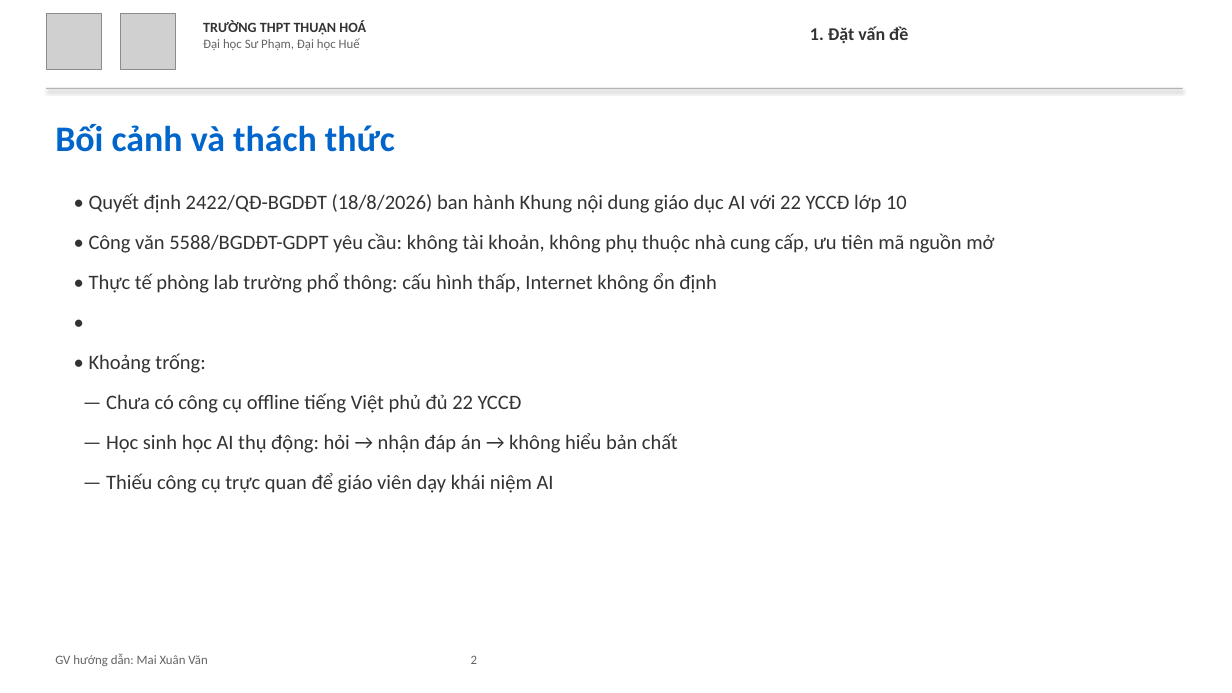
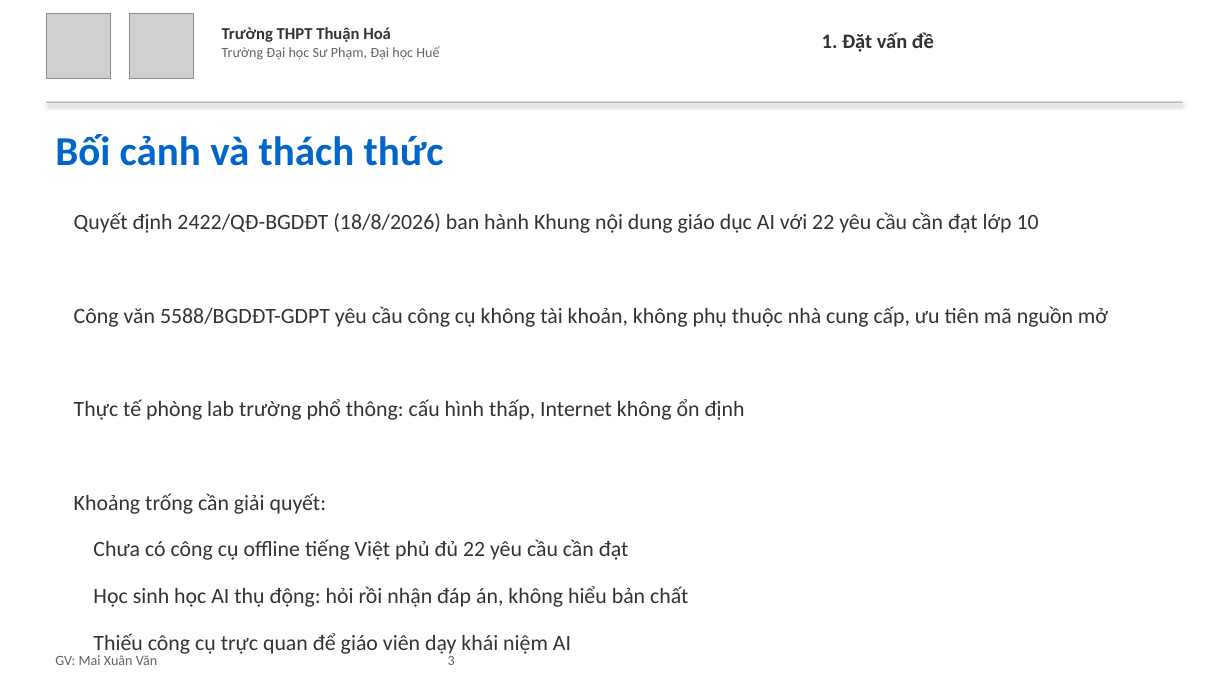
Before and after one commit to mxuanvan02/ainatomy, a slide deck: slide 3 of template_thuanhoa.pptx (slide 2 before the commit). Drawn at 1232x693 pixels with LibreOffice and Linux fonts; fonts in the diff are those of the drawing; grey boxes stand for pictures. Boxes give left, top, right and bottom in pixels: in the first picture for what was removed or moved away, otherwise in the second. Text is boxed around its words. In the diff, an @@ line names an element or a change of style, - is before the commit and + after.

Commit message:
Cập nhật slide: logo xóa nền, header chuẩn, thêm mục lục, tăng cỡ chữ
- Logo THPT Thuận Hoá xóa nền (PNG transparent)
- Header: 'Trường THPT Thuận Hoá' + 'Trường Đại học Sư Phạm, Đại học Huế' (2 dòng)
- Bỏ 'Thuyết minh ý tưởng', tăng cỡ chữ tiêu đề và nội dung
- 'GV' thay vì 'GV hướng dẫn'
- Thêm slide mục lục
- Hạn chế chi tiết code, tập trung ý tưởng sư phạm

```diff
--- a/template_thuanhoa.pptx
+++ b/template_thuanhoa.pptx
@@ picture: place and size @@
-picture at [46,14,102,69]
+picture at [46,14,111,79]
@@ picture: place and size @@
-picture at [120,14,176,69]
+picture at [129,14,194,79]
@@ text at [222,27,439,60]: text changed; size 10 to 11 pt @@
-TRƯỜNG THPT THUẬN HOÁ
-Đại học Sư Phạm, Đại học Huế
+Trường THPT Thuận Hoá
+Trường Đại học Sư Phạm, Đại học Huế
@@ text "1. Đặt vấn đề": place and size @@
-text "1. Đặt vấn đề" at [810,26,908,43]
+text "1. Đặt vấn đề" at [822,32,934,52]
@@ text "1. Đặt vấn đề" at [822,32,934,52]: size 14 to 16 pt @@
@@ rectangle: place and size @@
-rectangle at [46,88,1183,89]
+rectangle at [46,102,1183,103]
@@ text "Bối cảnh và thách thức": place and size @@
-text "Bối cảnh và thách thức" at [55,124,395,152]
+text "Bối cảnh và thách thức" at [55,134,444,166]
@@ text "Bối cảnh và thách thức" at [55,134,444,166]: size 28 to 32 pt @@
@@ text at [74,212,1108,657]: text changed; size 16 to 17 pt @@
-• Quyết định 2422/QĐ-BGDĐT (18/8/2026) ban hành Khung nội dung giáo dục AI với 22 YCCĐ lớp 10
-• Công văn 5588/BGDĐT-GDPT yêu cầu: không tài khoản, không phụ thuộc nhà cung cấp, ưu tiên mã nguồn mở
-• Thực tế phòng lab trường phổ thông: cấu hình thấp, Internet không ổn định
-•
-• Khoảng trống:
-— Chưa có công cụ offline tiếng Việt phủ đủ 22 YCCĐ
-— Học sinh học AI thụ động: hỏi → nhận đáp án → không hiểu bản chất
-— Thiếu công cụ trực quan để giáo viên dạy khái niệm AI
+Quyết định 2422/QĐ-BGDĐT (18/8/2026) ban hành Khung nội dung giáo dục AI với 22 yêu cầu cần đạt lớp 10
+Công văn 5588/BGDĐT-GDPT yêu cầu công cụ không tài khoản, không phụ thuộc nhà cung cấp, ưu tiên mã nguồn mở
+Thực tế phòng lab trường phổ thông: cấu hình thấp, Internet không ổn định
+Khoảng trống cần giải quyết:
+Chưa có công cụ offline tiếng Việt phủ đủ 22 yêu cầu cần đạt
+Học sinh học AI thụ động: hỏi rồi nhận đáp án, không hiểu bản chất
+Thiếu công cụ trực quan để giáo viên dạy khái niệm AI
@@ text at [55,653,455,665]: text changed; size 10 to 11 pt @@
-GV hướng dẫn: Mai Xuân Văn 2
+GV: Mai Xuân Văn 3
```
Also in this commit, not shown: 12 other slides changed, 1 slide added, 2 other files.
